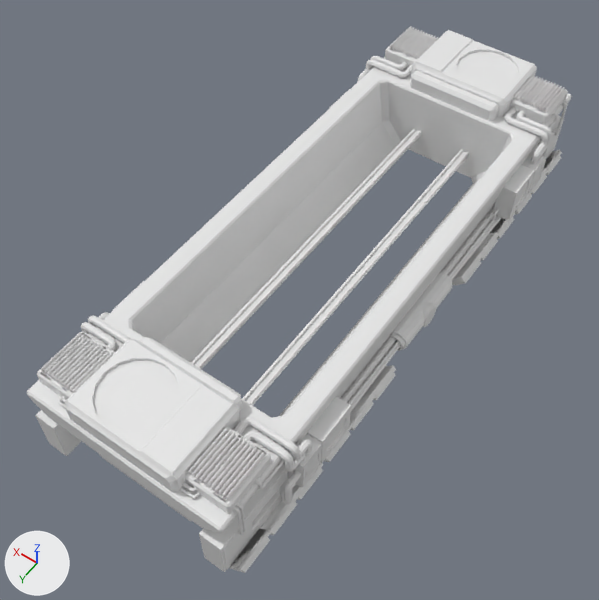
Two versions of the FBX model Assets/Files/Models/Train/Well Car Modules/WellCar.fbx, one commit apart.
Both versions are drawn from a 50 mm camera at (-7.04, 11.46, 16.15) aimed at (0.17, 1.36, 0.28). The lights are fixed; the arrows at lower left show +X, +Y and +Z. Where no turn or scale is listed for an object, it has been applied to the vertices. Vertices at the same position are counted once.

Objects in the first picture: 'CoolingUnit', 'CoolingUnit.001', 'Greebling', 'IBeam', 'IBeam001', 'WellCar'.
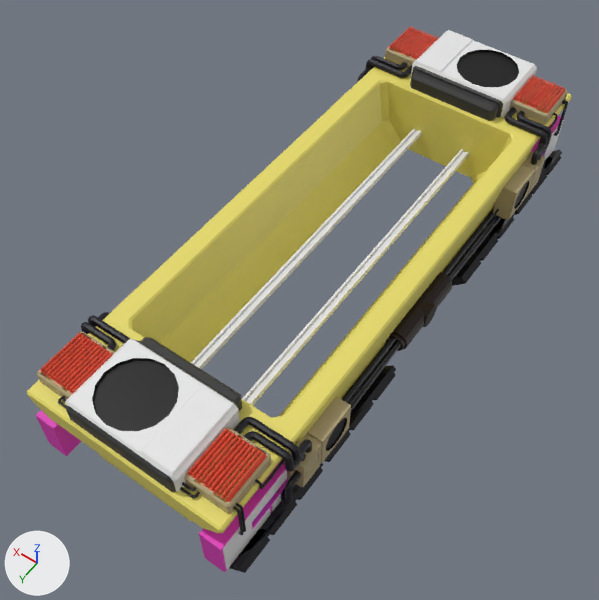
Changed parts and their boxes (x1, y1, x2, y2) in the pictures (599 x 600 px):
'WellCar', recoloured (white to yellow): (27, 49, 572, 533) in both
part 1 of me_cube_006, recoloured: (457, 50, 519, 74) in both
part 2 of me_cube_006, recoloured (white to black): (457, 52, 518, 87) in both
part 3 of me_cube_006, recoloured: (410, 66, 503, 121) in both
part 4 of me_cylinder_019, recoloured (white to yellow): (330, 28, 568, 220) in both
part 5 of me_cylinder_019, recoloured (white to yellow): (37, 281, 351, 514) in both
part 6 of me_cylinder_019, recoloured (white to black): (357, 56, 568, 280) in both
part 7 of me_cylinder_019, recoloured (white to black): (58, 312, 401, 535) in both
part 8 of me_cylinder_019, recoloured: (386, 272, 452, 351) in both
part 9 of me_cylinder_019, recoloured (white to black): (452, 149, 562, 286) in both
part 10 of me_cylinder_019, recoloured (white to black): (229, 365, 396, 573) in both
part 11 of me_cylinder_019, recoloured (white to red): (388, 26, 565, 113) in both
part 12 of me_cylinder_019, recoloured (white to red): (40, 332, 267, 502) in both
part 13 of me_cylinder_019, recoloured: (514, 181, 530, 209) in both
part 14 of me_cylinder_019, recoloured (white to black): (326, 418, 347, 451) in both
part 15 of me_cylinder_019, recoloured: (494, 115, 564, 206) in both
part 16 of me_cylinder_019, recoloured: (35, 410, 289, 572) in both
part 17 of me_cube_007, recoloured: (92, 358, 179, 413) in both
part 18 of me_cube_007, recoloured (white to black): (93, 360, 179, 431) in both
part 19 of me_cube_007, recoloured: (66, 337, 242, 492) in both

Patch to the scene script:
```diff
--- a/Assets/Files/Models/Train/Well Car Modules/WellCar.fbx.py
+++ b/Assets/Files/Models/Train/Well Car Modules/WellCar.fbx.py
@@ mat_blackout_001 @@
+mat_blackout_001 = principled_material('Blackout.001')
+mat_blackout_001.base_color = (0.0, 0.0, 0.0)  # black #000000
@@ mat_greypart_001 @@
+mat_greypart_001 = principled_material('Greypart.001')
+mat_greypart_001.base_color = (0.0291, 0.0291, 0.0291)  # black #303030
@@ mat_coolingfins @@
+mat_coolingfins = principled_material('Coolingfins')
+mat_coolingfins.base_color = (0.8, 0.093, 0.0443)  # red #e7563b
@@ mat_blackout @@
+mat_blackout = principled_material('Blackout')
+mat_blackout.base_color = (0.0, 0.0, 0.0)  # black #000000
@@ mat_coolingunit @@
+mat_coolingunit = principled_material('CoolingUnit')
+mat_coolingunit.base_color = (0.458, 0.374, 0.202)  # beige #b4a57c
@@ mat_cennectorbrass @@
+mat_cennectorbrass = principled_material('cennectorBrass')
+mat_cennectorbrass.base_color = (0.0134, 0.00347, 0.00263)  # black #1f0b09
@@ mat_cooling_pipe @@
+mat_cooling_pipe = principled_material('Cooling pipe')
+mat_cooling_pipe.base_color = (0.00236, 0.00185, 0.00637)  # black #080613
@@ mat_maglevunit_main_body @@
+mat_maglevunit_main_body = principled_material('maglevunit main body')
+mat_maglevunit_main_body.base_color = (0.8, 0.0435, 0.541)  # pink #e73bc2
@@ mat_magnets @@
+mat_magnets = principled_material('Magnets')
+mat_magnets.base_color = (0.00109, 0.001, 0.0056)  # black #040311
@@ mat_greypart @@
+mat_greypart = principled_material('Greypart')
+mat_greypart.base_color = (0.0291, 0.0291, 0.0291)  # black #303030
@@ me_cylinder_019 @@
 me_cylinder_019.from_pydata(...)  # 10294 vertices, 8848 faces; spans x -2.8..2.8, y -7.5..7.5, z -0.5..2.4
+# me_cylinder_019 part 4: 816 of the faces centred in x -2.8..2.8, y -7.3..-1.8, z -0.1..2.3 switch from no material to mat_coolingunit (beige #b4a57c)
+# me_cylinder_019 part 5: 816 of the faces centred in x -2.8..2.8, y 1.8..7.3, z -0.1..2.3 switch from no material to mat_coolingunit (beige #b4a57c)
+# me_cylinder_019 part 6: 2094 of the faces centred in x -2.8..2.8, y -7.3..-2.0, z 0.2..2.2 switch from no material to mat_cooling_pipe (black #080613)
+# me_cylinder_019 part 7: 2094 of the faces centred in x -2.8..2.8, y 2.0..7.3, z 0.2..2.2 switch from no material to mat_cooling_pipe (black #080613)
+# me_cylinder_019 part 8: all 592 faces centred in x -2.7..2.7, y -1.2..1.2, z 0.1..0.6 switch from no material to mat_cennectorbrass (black #1f0b09)
+# me_cylinder_019 part 9: 98 of the faces centred in x -2.7..-2.2, y -7.4..-1.6, z -0.4..0.2 switch from no material to mat_magnets (black #040311)
+# me_cylinder_019 part 10: 98 of the faces centred in x -2.7..-2.2, y 1.6..7.4, z -0.4..0.2 switch from no material to mat_magnets (black #040311)
+# me_cylinder_019 part 11: 828 of the faces centred in x -2.4..2.4, y -7.1..-6.0, z 2.3..2.4 switch from no material to mat_coolingfins (red #e7563b)
+# me_cylinder_019 part 12: 828 of the faces centred in x -2.4..2.4, y 6.0..7.1, z 2.3..2.4 switch from no material to mat_coolingfins (red #e7563b)
+# me_cylinder_019 part 13: 17 of the faces centred in x -2.8, y -4.6..-3.9, z 0.7..1.4 switch from no material to mat_blackout (black #000000)
+# me_cylinder_019 part 14: 17 of the faces centred in x -2.8, y 3.9..4.6, z 0.7..1.4 switch from no material to mat_blackout (black #000000)
+# me_cylinder_019 part 15: 108 of the faces centred in x -2.5..2.5, y -7.5..-4.4, z 0.0..1.1 switch from no material to mat_maglevunit_main_body (pink #e73bc2)
+# me_cylinder_019 part 16: 108 of the faces centred in x -2.5..2.5, y 4.4..7.5, z 0.0..1.1 switch from no material to mat_maglevunit_main_body (pink #e73bc2)
+me_cylinder_019.materials.append(mat_glowing_surface)  # cyan #00d9e7
+me_cylinder_019.materials.append(mat_maglev_unit_raised_faces)  # white #e7e7e7
@@ me_cube_006 @@
 me_cube_006.from_pydata(...)  # 107 vertices, 84 faces; spans x -1.4..1.4, y -0.99..1.25, z -0.34..0.38
+# me_cube_006 part 1: 18 of the faces centred in x -1.17..0.42, y -0.81..1.12, z -0.32..0.31 switch from no material to mat_blackout (black #000000)
+# me_cube_006 part 2: 1 of the faces centred in x -0.37, y -0.01, z 0.28 switch from no material to mat_blackout (black #000000)
+# me_cube_006 part 3: all 34 faces centred in x -1.32..1.32, y -0.99..1.25, z -0.09..0.27 switch from no material to mat_greypart (black #303030)
+me_cube_006.materials.append(mat_main_body)  # white #e7e7e7
@@ me_wellcar_001 @@
 me_wellcar_001.from_pydata(...)  # 364 vertices, 352 faces; spans x -2.5..2.5, y -7.5..7.5, z -1.3..1.0
+me_wellcar_001.materials.append(mat_wellcar_base)  # yellow #e7db69
@@ me_cube_007 @@
 me_cube_007.from_pydata(...)  # 107 vertices, 84 faces; spans x -1.4..1.4, y -1.25..0.99, z -0.34..0.38
+# me_cube_007 part 17: 18 of the faces centred in x -0.42..1.17, y -1.12..0.81, z -0.32..0.31 switch from no material to mat_blackout_001 (black #000000)
+# me_cube_007 part 18: 1 of the faces centred in x 0.37, y 0.01, z 0.28 switch from no material to mat_blackout_001 (black #000000)
+# me_cube_007 part 19: all 34 faces centred in x -1.32..1.32, y -1.25..0.99, z -0.09..0.27 switch from no material to mat_greypart_001 (black #303030)
+me_cube_007.materials.append(mat_main_body_001)  # white #e7e7e7
```
